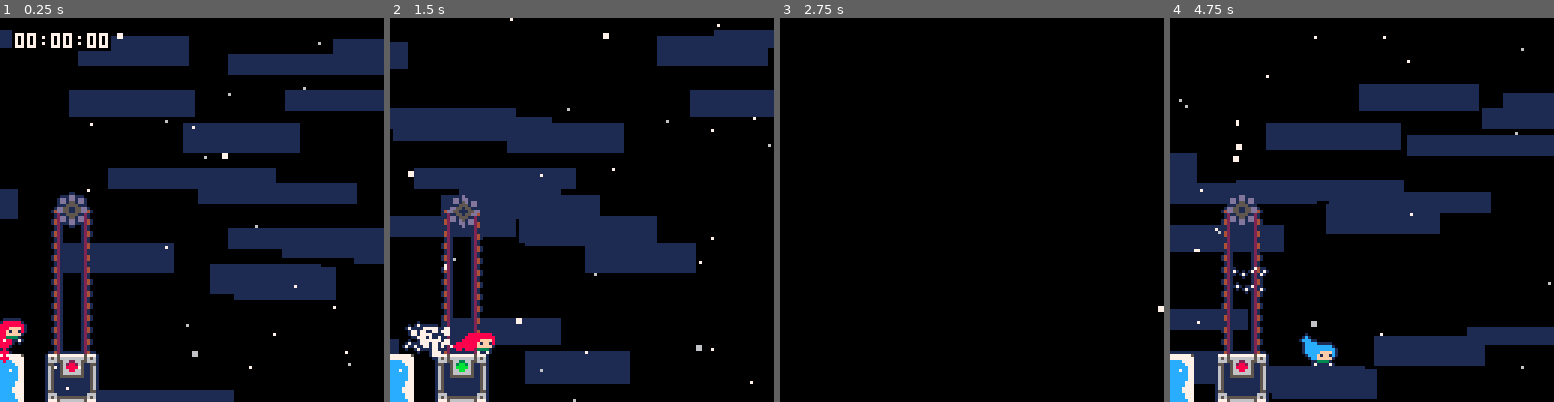
Above: before the commit, frames 1-4 (left to right).
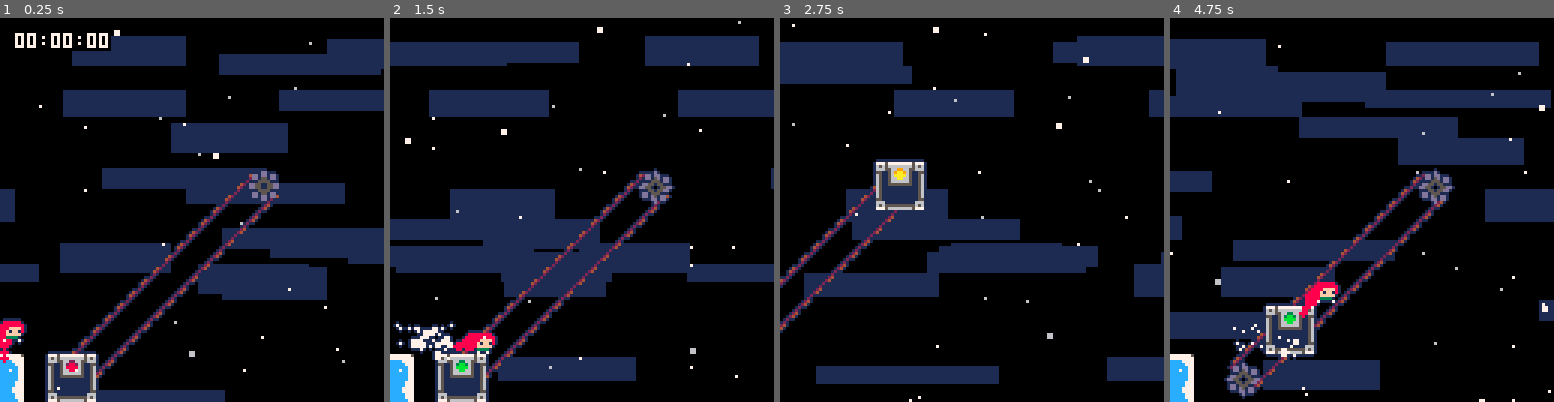
Above: after the commit, the same moments.

Repository: CelesteClassic/newleste.p8
Game: PICO-8 cartridge city.p8
Same seed, same stepped clock (60 frames per second), same inputs: the game is played once before the commit and once after it.
Inputs:
- Up to frame 1 (0.25 s): no input
- Up to frame 2 (1.5 s): tap X (X key) at 0.33, 1.07 s; tap O (Z key) at 0.7 s
- Up to frame 3 (2.75 s): hold Right 1.6-2.1 s; tap O (Z key) at 1.7, 2.1, 2.5 s; tap X (X key) at 1.85 s; hold Up 2.15-2.42 s; hold Right from 2.47 s (still down)
- Up to frame 4 (4.75 s): tap O (Z key) every 0.4 s from 2.9 to 4.5 s; tap X (X key) at 2.97, 4.08 s; release Right at 3.03 s; hold Left 3.08-3.58 s; hold Down 3.63-3.97 s; hold Right 4.02-4.68 s; hold Up from 4.73 s (still down)

The runs differ from the first frame. In frame 1, 8.3% of the frame differs, in the area x 0-100%, y 3-100%; in frame 2, 27%; in frame 3, 24%; in frame 4, 42%, in the area x 0-100%, y 4-100%.

Commit message:
fixed gfx for non orthogonal zippers

Diff:
--- a/city.p8
+++ b/city.p8
@@ -766,15 +766,22 @@
     local c1y=this.start.y+7.5
     local c2x=this.target.x+this.hitbox.w/2-0.5
     local c2y=this.target.y+7.5
+
     cang=atan2(c1x-c2x,c1y-c2y)
 
     local r=4.5
-    local oy,ox=r*cos(cang),r*sin(cang)
+    ox,oy=r*cos(0.25+cang),r*sin(0.25+cang)
     --line(c1x,c1y,c2x,c2y,8)
     line(round(c1x+ox),round(c1y+oy),round(c2x+ox),round(c2y+oy),2)
     line(round(c1x-ox),round(c1y-oy),round(c2x-ox),round(c2y-oy),2)
 
-    local oy,ox=(r+1)*cos(cang),(r+1)*sin(cang)
+
+    --ox,oy=(r+1.5)*cos(0.25+cang),(r+1.5)*sin(0.25+cang)
+    if abs(c1x-c2x)>abs(c1y-c2y) then
+      oy+=1
+    else
+      ox+=1
+    end
     poke(0x5f38,1)
     poke(0x5f3a,this.start.x/8+lvl_x+1)
     pal(7,4)
@@ -823,6 +830,8 @@
 
     pal()
     --pset(this.start.x+8,this.start.y+4,11)
+    --pset(c1x+ox,c1y+oy,11)
+    --pset(c2x+ox,c2y+oy,11)
   end
 }
 --</zip_mover>--
@@ -1621,8 +1630,8 @@
 0000000000132122222312000000000000000000000000000000000000000000000000000000000000000000000000000000000000000000000000000000000000000000000000000000000000000000000000000000000000000000000000000000000000000000000000000000000000000000000000000000000000000000
 0000000000133132323312000000000000000000000000000000000000000000000000000000000000000000000000000000000000000000000000000000000000000000000000000000000000000000000000000000000000000000000000000000000000000000000000000000000000000000000000000000000000000000
 1000008000001111111100000000001000000000000000000000000000000000000000000000000000000000000000000000000000000000000000000000000000000000000000000000000000000000000000000000000000000000000000000000000000000000000000000000000000000000000000000000000000000000
-2708000000000000000000000000082700000000000000000000000000000000000000000000000000000000000000000000000000000000000000000000000000000000000000000000000000000000000000000000000000000000000000000000000000000000000000000000000000000000000000000000000000000000
-3708000000000000000000008100083700008000000000000000000000000000000000000000000000000000000000000000000000000000000000000000000000000000000000000000000000000000000000000000000000000000000000000000000000000000000000000000000000000000000000000000000000000000
+2708000000000000000000000000082700000000000000000000800000000000000000000000000000000000000000000000000000000000000000000000000000000000000000000000000000000000000000000000000000000000000000000000000000000000000000000000000000000000000000000000000000000000
+3708000000000000000000008100083700000000000000000000000000000000000000000000000000000000000000000000000000000000000000000000000000000000000000000000000000000000000000000000000000000000000000000000000000000000000000000000000000000000000000000000000000000000
 0000000000810000000000004344000000000000000000000000000000000000000000000000000000000000000000000000000000000000000000000000000000000000000000000000000000000000000000000000000000000000000000000000000000000000000000000000000000000000000000000000000000000000
 0000000000000000000000004400000000000000000000000000000000000000000000000000000000000000000000000000000000000000000000000000000000000000000000000000000000000000000000000000000000000000000000000000000000000000000000000000000000000000000000000000000000000000
 0000008000000000000000004400000000000000000000000000000000000000000000000000000000000000000000000000000000000000000000000000000000000000000000000000000000000000000000000000000000000000000000000000000000000000000000000000000000000000000000000000000000000000
